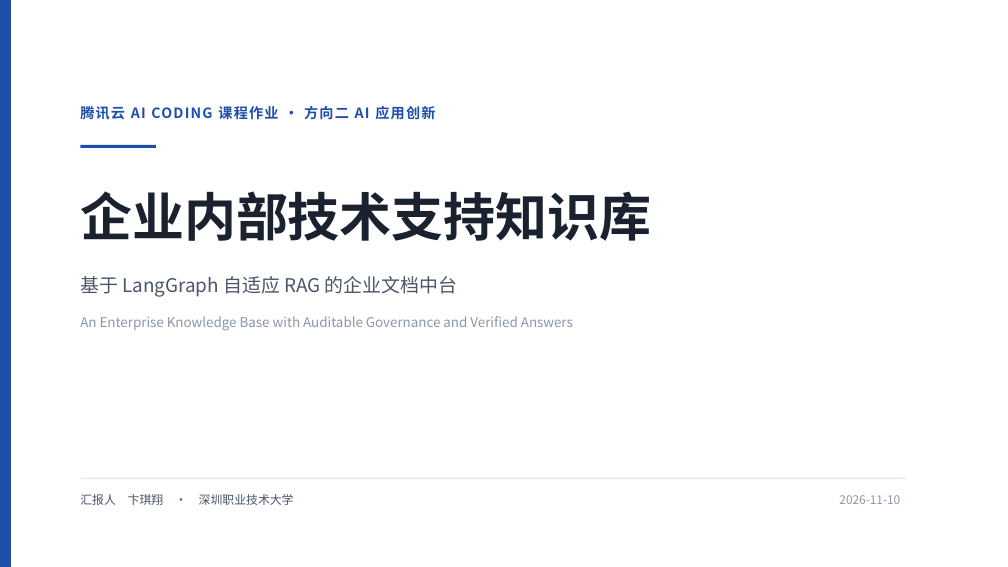
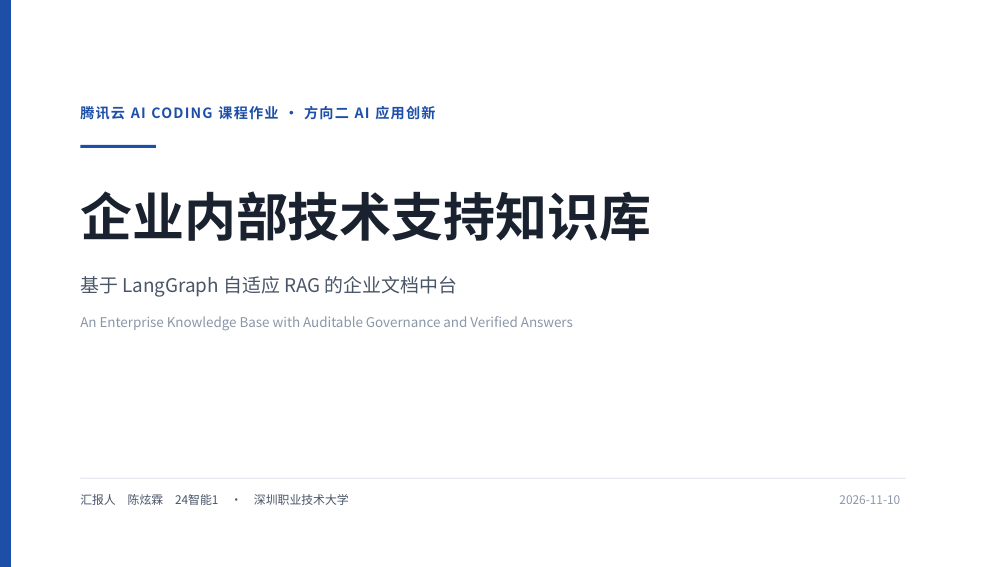
Before and after one commit to NanMuXPY/rag-kb-platform, a slide deck: slide 1 of docs/汇报PPT/汇报PPT.pptx. Drawn at 1008x567 pixels with LibreOffice and Linux fonts; fonts in the diff are those of the drawing. Boxes give left, top, right and bottom in pixels: in the first picture for what was removed or moved away, otherwise in the second. Text is boxed around its words. In the diff, an @@ line names an element or a change of style, - is before the commit and + after.

```diff
--- a/docs/汇报PPT/汇报PPT.pptx
+++ b/docs/汇报PPT/汇报PPT.pptx
@@ text at <box>80,494,349,505</box>: text changed @@
-汇报人 卞琪翔 · 深圳职业技术大学
+汇报人 陈炫霖 24智能1 · 深圳职业技术大学
```
Also in this commit, not shown: 1 other slide changed, 4 other files.
